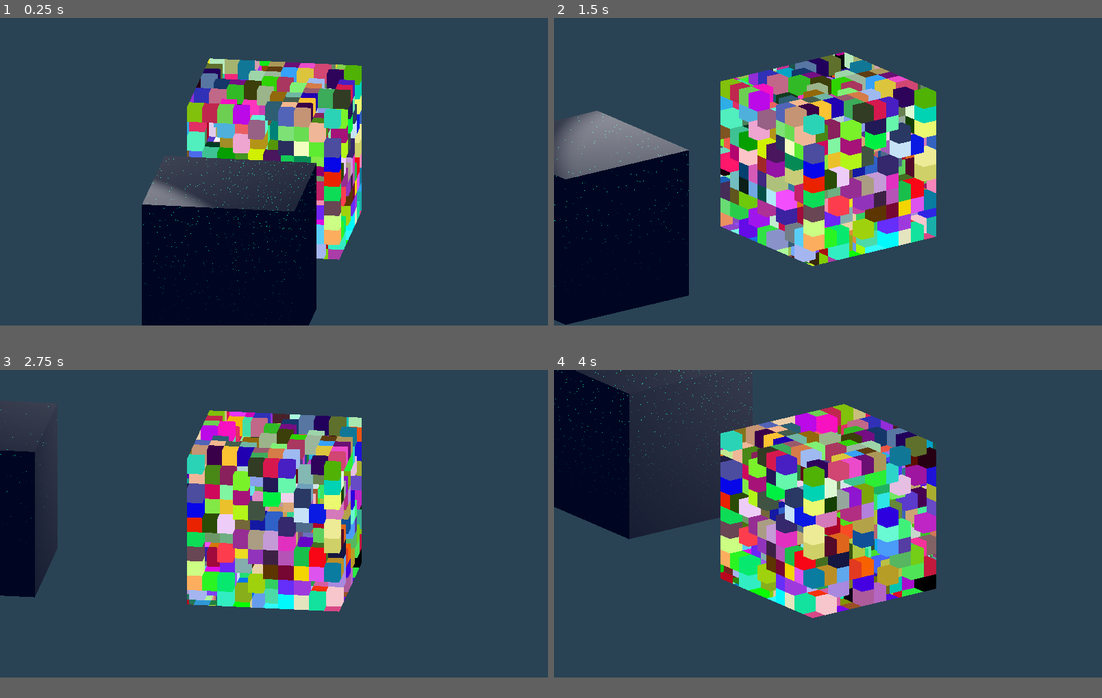
Above: before the commit, frames 1-4 (two rows, left to right).
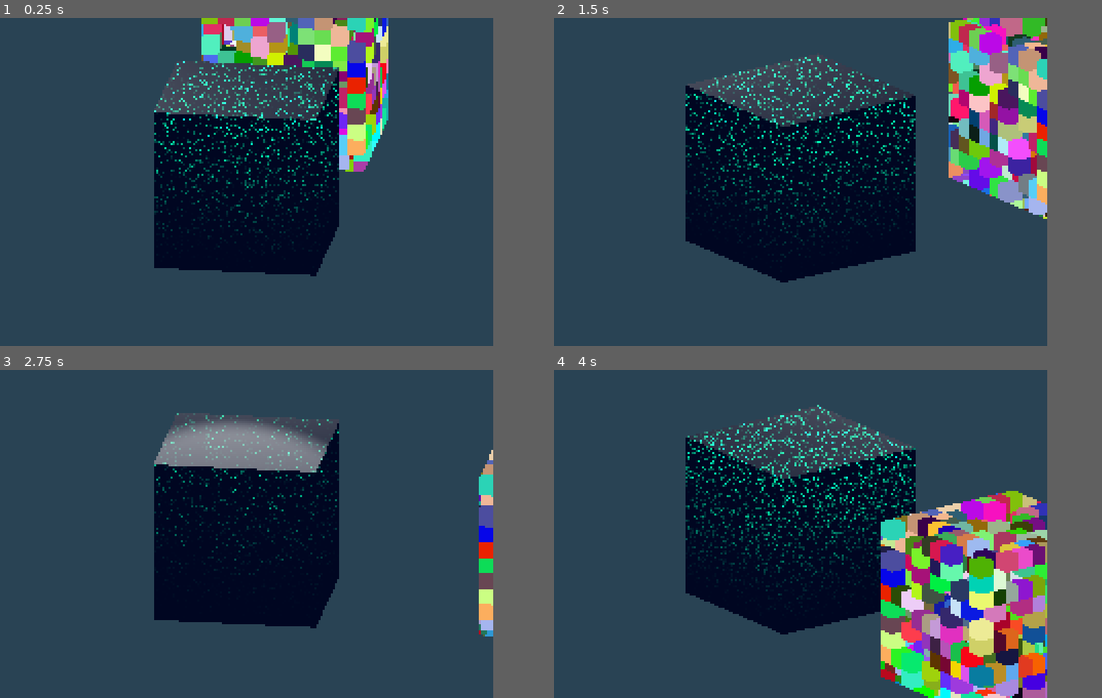
Above: after the commit, the same moments.

Repository: kinetikeith/godot-shader-library
Game: Godot game, scene res://shaders.tscn
The game is run twice, just before and just after one commit, with the same random seed, the same clock (stepped at 60 frames per second) and the same inputs.
Inputs:
- Up to frame 1 (0.25 s): no input
- Up to frame 2 (1.5 s): no input
- Up to frame 3 (2.75 s): no input
- Up to frame 4 (4 s): no input
The window is 800x450 before the commit and 720x480 after it. Grey fills any space a smaller window leaves; there, only what the larger window draws over its background counts as a difference.

The runs differ from the first frame. In frame 1, 28% of the frame differs, in the area x 25-71%, y 0-94%; in frame 2, 50%; in frame 3, 28%; in frame 4, 51%, in the area x 0-90%, y 0-100%.

Commit message:
Standardized raymarching shaders

Diff:
--- a/project.godot
+++ b/project.godot
@@ -17,6 +17,8 @@
 
 [display]
 
+window/size/viewport_width=240
+window/size/viewport_height=160
 window/size/window_width_override=960
 window/size/window_height_override=640
 window/stretch/mode="viewport"
--- a/shaders.tscn
+++ b/shaders.tscn
@@ -1,92 +1,20 @@
 [gd_scene load_steps=13 format=3 uid="uid://j7ejk7u1a1da"]
 
 [ext_resource type="Shader" path="res://voxels.gdshader" id="1_ox2fy"]
+[ext_resource type="Shader" path="res://stars.gdshader" id="1_qwn6v"]
 [ext_resource type="Script" path="res://animation_player.gd" id="2_dogra"]
 
 [sub_resource type="BoxMesh" id="BoxMesh_pik5d"]
 
-[sub_resource type="Shader" id="Shader_cak3m"]
-code = "shader_type spatial;
-render_mode unshaded;
-
-uniform sampler2D screen_texture : hint_screen_texture, repeat_disable, filter_nearest;
-
-uniform float voxel_size : hint_range(0.001, 1.0, 0.001) = 0.1;
-
-vec3 screen(vec3 a, vec3 b) {
-	return (1. - ((1. - a) * (1. - b)));
-}
-
-vec2 pixel_from_view(vec3 pos, mat4 pm, vec2 view_size) {
-	vec4 pcs = pm * vec4(pos, 1.0);
-	vec2 ndc = pcs.xy / pcs.w;
-	return (ndc.xy * 0.5 + 0.5) * view_size;
-}
-
-vec3 hash(vec3 p) {
-    p = vec3(dot(p, vec3(127.1, 311.7, 74.7)), dot(p, vec3(269.5,183.3,246.1)), dot(p, vec3(113.5, 271.9, 124.6)));
-    p = fract(sin(p) * 43758.5453123);
-    return p;
-}
-
-uniform float step_ratio = 1.0;
-uniform int steps = 20;
-uniform float depth = 1.0;
-uniform float depth_falloff : hint_range(0.01, 1.0, 0.01) = 0.3;
-uniform float y_falloff : hint_range(0.01, 2.0, 0.01) = 0.3;
-
-float traverse_voxels(vec3 origin, vec3 direction, mat4 mvm, mat4 pm, vec2 view_size, vec2 screen_uv) {
-	vec3 ray_step = normalize(direction) * voxel_size * step_ratio;
-	vec3 current = origin;
-	for(int i = 0; i < steps; i++) {
-		vec3 current_voxel = round(current / voxel_size) * voxel_size;
-		vec3 voxel_rand = current_voxel + (hash(current_voxel + 5.) - 0.5) * voxel_size;
-		vec3 rand = hash(current_voxel + 10.);
-
-		vec2 voxel_coord = pixel_from_view((mvm * vec4(voxel_rand, 1.0)).xyz, pm, view_size);
-		vec2 pixel_coord = screen_uv * view_size;
-
-		if(ivec2(voxel_coord) == ivec2(pixel_coord)) {
-			float time_intensity = pow(sin((TIME + (rand.x * 1.25)) * PI) * 0.5 + 0.5, 2.0);
-			float ray_length = length(origin - current);
-			float intensity = clamp(pow(depth_falloff, ray_length / depth) * pow(current.y + 0.5, 1.0/y_falloff), 0., 1.) * 1.5;
-			return intensity * time_intensity;
-		}
-		current += ray_step;
-	}
-	return pow(hash(origin).x, 8.) * 0.;
-}
-
-uniform vec3 color_a : source_color;
-uniform vec3 color_b : source_color;
-
-void fragment() {
-	vec4 prev_color = texelFetch(screen_texture, ivec2(SCREEN_UV * VIEWPORT_SIZE), 0);
-
-	mat4 INV_MODEL_MATRIX = inverse(MODEL_MATRIX);
-	mat4 INV_MODELVIEW_MATRIX = INV_MODEL_MATRIX * INV_VIEW_MATRIX;
-	vec3 model_fragcoord = (INV_MODELVIEW_MATRIX * vec4(VERTEX, 1.0)).xyz;
-	vec3 camera_coord = (INV_MODEL_MATRIX * vec4(CAMERA_POSITION_WORLD, 1.0)).xyz;
-	vec3 ray_direction = normalize(model_fragcoord - camera_coord);
-	vec3 target = vec3(0., 0., 0.);
-	//vec3 tdist = (model_fragcoord - target) - (dot(model_fragcoord - target, ray_direction) * ray_direction);
-	//vec3 model_fragcoord = (inverse(MODEL_MATRIX) * INV_VIEW_MATRIX * vec4(0.0, VERTEX.yz, 1.0)).xyz;
-	//ALBEDO = screen(prev_color.rgb, vec3(pow(1. - length(tdist), 5.0), 0., 0.));
-	//ALBEDO = model_fragcoord;
-	float val = traverse_voxels(model_fragcoord, ray_direction, VIEW_MATRIX * MODEL_MATRIX, PROJECTION_MATRIX, VIEWPORT_SIZE, SCREEN_UV);
-	vec3 depth_color = mix(color_a, color_b, val);
-	ALBEDO = screen(prev_color.rgb, depth_color);
-}"
-
 [sub_resource type="ShaderMaterial" id="ShaderMaterial_vfagr"]
 render_priority = 0
-shader = SubResource("Shader_cak3m")
-shader_parameter/voxel_size = 0.075
-shader_parameter/step_ratio = 0.75
+shader = ExtResource("1_qwn6v")
+shader_parameter/voxel_size = 0.05
 shader_parameter/steps = 16
 shader_parameter/depth = 1.0
 shader_parameter/depth_falloff = 0.2
 shader_parameter/y_falloff = 0.7
+shader_parameter/entrance_bias = 0.1
 shader_parameter/color_a = Color(0.0192, 0.03936, 0.12, 1)
 shader_parameter/color_b = Color(1.54018e-06, 0.999987, 0.700024, 1)
 
@@ -103,7 +31,7 @@
 shader = ExtResource("1_ox2fy")
 shader_parameter/voxel_size = 0.1
 shader_parameter/steps = 50
-shader_parameter/entrance_bias = 0.001
+shader_parameter/entrance_bias = 0.005
 
 [sub_resource type="Animation" id="Animation_7xdje"]
 length = 0.001
@@ -151,11 +79,11 @@
 [node name="Node3D" type="Node3D"]
 
 [node name="StarMesh" type="MeshInstance3D" parent="."]
-transform = Transform3D(1, 0, 0, 0, 1, 0, 0, 0, 1, 0, 0, 2)
 mesh = SubResource("BoxMesh_pik5d")
 surface_material_override/0 = SubResource("StandardMaterial3D_6ppyt")
 
 [node name="VoxelMesh" type="MeshInstance3D" parent="."]
+transform = Transform3D(1, 0, 0, 0, 1, 0, 0, 0, 1, 0, 0, -2)
 mesh = SubResource("BoxMesh_bp7r3")
 surface_material_override/0 = SubResource("ShaderMaterial_0rdim")
 
--- a/stars.gdshader
+++ b/stars.gdshader
@@ -21,30 +21,57 @@
     return p;
 }
 
-uniform float step_ratio = 1.0;
 uniform int steps = 20;
 uniform float depth = 1.0;
 uniform float depth_falloff : hint_range(0.01, 1.0, 0.01) = 0.3;
 uniform float y_falloff : hint_range(0.01, 2.0, 0.01) = 0.3;
+uniform float entrance_bias: hint_range(0.0, 1.0, 0.001) = 0.001;
 
 float traverse_voxels(vec3 origin, vec3 direction, mat4 mvm, mat4 pm, vec2 view_size, vec2 screen_uv) {
-	vec3 ray_step = normalize(direction) * voxel_size * step_ratio;
-	vec3 current = origin;
+	vec3 norm_dir = normalize(direction);
+	vec3 step_dir = sign(direction) * voxel_size;
+	vec3 current = origin + (norm_dir * entrance_bias * voxel_size);
+	ivec3 current_voxel = ivec3(floor(current / voxel_size));
+	vec3 delta_t = 1.0 / norm_dir;
 	for(int i = 0; i < steps; i++) {
-		vec3 current_voxel = round(current / voxel_size) * voxel_size;
-		vec3 voxel_rand = current_voxel + (hash(current_voxel + 5.) - 0.5) * voxel_size;
-		vec3 rand = hash(current_voxel + 10.);
+		vec3 current_voxel_loc = vec3(current_voxel) * voxel_size;
 
+		// BEGIN hit test
+		vec3 voxel_rand = current_voxel_loc + ((hash(current_voxel_loc + 5.) * 2. - 0.5) * voxel_size);
+		vec3 rand = hash(current_voxel_loc + 10.);
 		vec2 voxel_coord = pixel_from_view((mvm * vec4(voxel_rand, 1.0)).xyz, pm, view_size);
 		vec2 pixel_coord = screen_uv * view_size;
-
 		if(ivec2(voxel_coord) == ivec2(pixel_coord)) {
 			float time_intensity = pow(sin((TIME + (rand.x * 1.25)) * PI) * 0.5 + 0.5, 2.0);
 			float ray_length = length(origin - current);
 			float intensity = clamp(pow(depth_falloff, ray_length / depth) * pow(current.y + 0.5, 1.0/y_falloff), 0., 1.) * 1.5;
 			return intensity * time_intensity;
 		}
-		current += ray_step;
+		// END hit test
+
+		vec3 next = (vec3(current_voxel) + (sign(direction) * 0.5 + 0.5)) * voxel_size;
+		vec3 a = (next - current) * delta_t;
+
+		float t_step;
+		if(a.x < a.y) {
+			if(a.x < a.z) {
+				t_step = a.x;
+				current_voxel.x += int(sign(step_dir.x));
+			} else {
+				t_step = a.z;
+				current_voxel.z += int(sign(step_dir.z));
+			}
+		} else {
+			if(a.y < a.z) {
+				t_step = a.y;
+				current_voxel.y += int(sign(step_dir.y));
+			} else {
+				t_step = a.z;
+				current_voxel.z += int(sign(step_dir.z));
+			}
+		}
+
+		current += norm_dir * t_step;
 	}
 	return pow(hash(origin).x, 8.) * 0.;
 }
@@ -54,18 +81,18 @@
 
 void fragment() {
 	vec4 prev_color = texelFetch(screen_texture, ivec2(SCREEN_UV * VIEWPORT_SIZE), 0);
+	mat4 INV_MODELVIEW_MATRIX = inverse(VIEW_MATRIX * MODEL_MATRIX);
 
-	mat4 INV_MODEL_MATRIX = inverse(MODEL_MATRIX);
-	mat4 INV_MODELVIEW_MATRIX = INV_MODEL_MATRIX * INV_VIEW_MATRIX;
-	vec3 model_fragcoord = (INV_MODELVIEW_MATRIX * vec4(VERTEX, 1.0)).xyz;
-	vec3 camera_coord = (INV_MODEL_MATRIX * vec4(CAMERA_POSITION_WORLD, 1.0)).xyz;
-	vec3 ray_direction = normalize(model_fragcoord - camera_coord);
-	vec3 target = vec3(0., 0., 0.);
-	//vec3 tdist = (model_fragcoord - target) - (dot(model_fragcoord - target, ray_direction) * ray_direction);
-	//vec3 model_fragcoord = (inverse(MODEL_MATRIX) * INV_VIEW_MATRIX * vec4(0.0, VERTEX.yz, 1.0)).xyz;
-	//ALBEDO = screen(prev_color.rgb, vec3(pow(1. - length(tdist), 5.0), 0., 0.));
-	//ALBEDO = model_fragcoord;
-	float val = traverse_voxels(model_fragcoord, ray_direction, VIEW_MATRIX * MODEL_MATRIX, PROJECTION_MATRIX, VIEWPORT_SIZE, SCREEN_UV);
+	/* The secret sauce for getting ray direction to work properly in orthogonal
+	 * is using the following instead of -VIEW to obtain ray direction. */
+	vec3 ray_direction = (INV_PROJECTION_MATRIX * vec4((SCREEN_UV * 2.) - 1., -1., 1.)).xyz;
+	vec3 ray_origin = VERTEX;
+
+	// transform ray to model space
+	ray_origin = (INV_MODELVIEW_MATRIX * vec4(ray_origin,1)).xyz;
+	ray_direction = normalize((INV_MODELVIEW_MATRIX * vec4(ray_direction,0)).xyz);
+
+	float val = traverse_voxels(ray_origin, ray_direction, VIEW_MATRIX * MODEL_MATRIX, PROJECTION_MATRIX, VIEWPORT_SIZE, SCREEN_UV);
 	vec3 depth_color = mix(color_a, color_b, val);
 	ALBEDO = screen(prev_color.rgb, depth_color);
 }
--- a/voxels.gdshader
+++ b/voxels.gdshader
@@ -21,8 +21,10 @@
 	for(int i = 0; i < steps; i++) {
 		vec3 current_voxel_loc = vec3(current_voxel) * voxel_size;
 
+		// BEGIN hit test
 		bool is_filled = hash(current_voxel_loc).x < 0.5;
 		if(is_filled) return hash(current_voxel_loc + 0.5);
+		// END hit test
 
 		vec3 next = (vec3(current_voxel) + (sign(direction) * 0.5 + 0.5)) * voxel_size;
 		vec3 a = (next - current) * delta_t;
Not shown, changed: .gitattributes
